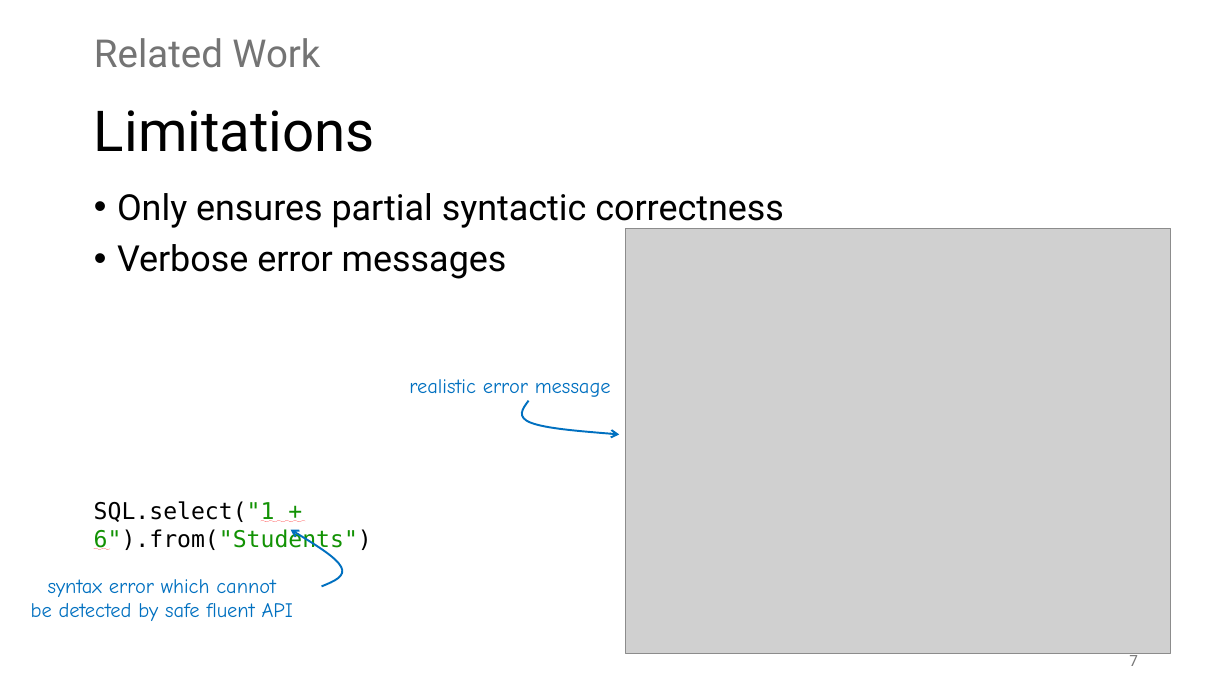
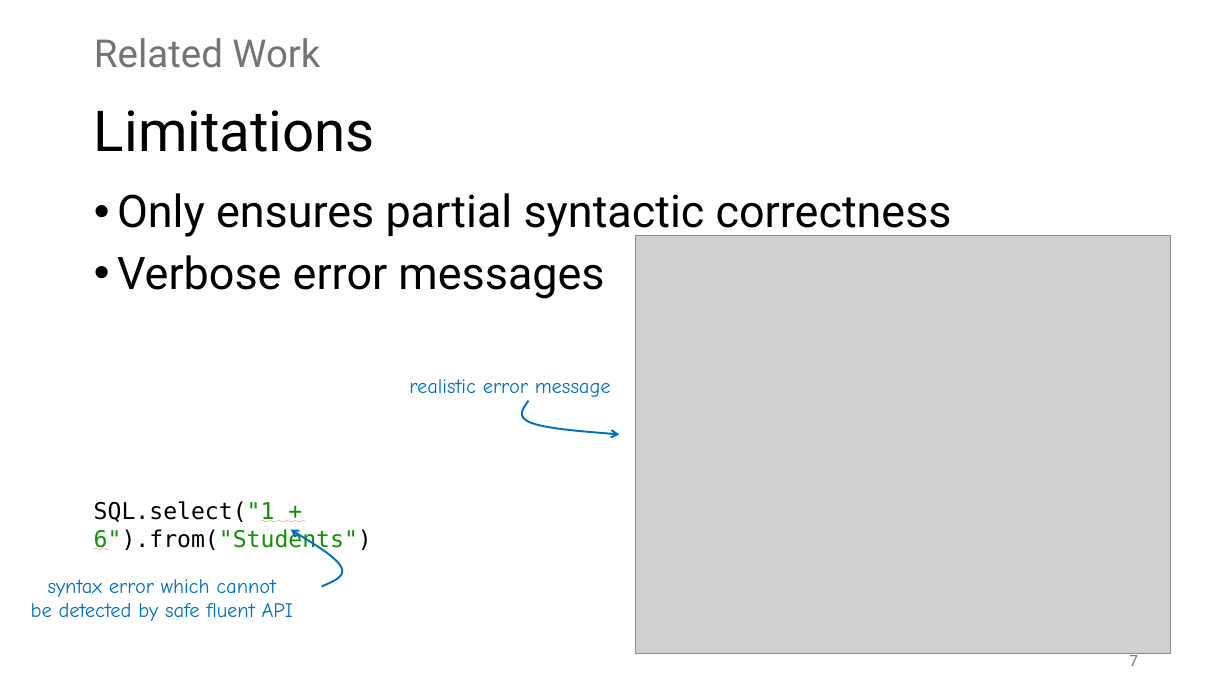
Before and after one commit to prg-titech/safe-fluent-dsls, a slide deck: slide 7 of concept/SeminarPresentation26Q2.pptx. Drawn at 1232x693 pixels with LibreOffice and Linux fonts; fonts in the diff are those of the drawing; grey boxes stand for pictures. Boxes give left, top, right and bottom in pixels: in the first picture for what was removed or moved away, otherwise in the second. Text is boxed around its words. In the diff, an @@ line names an element or a change of style, - is before the commit and + after.

```diff
--- a/concept/SeminarPresentation26Q2.pptx
+++ b/concept/SeminarPresentation26Q2.pptx
@@ text "Only ensures partial syntactic correctness" at bbox=[117, 193, 952, 299]: size 28 to 35 pt @@
@@ picture: place and size @@
-picture at bbox=[626, 228, 1171, 653]
+picture at bbox=[635, 236, 1170, 653]
```
Also in this commit, not shown: 6 other slides changed, 14 slides added, 2 slides removed, 1 other file.
